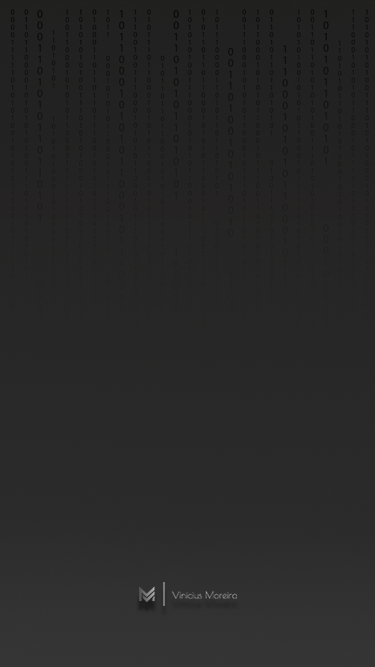
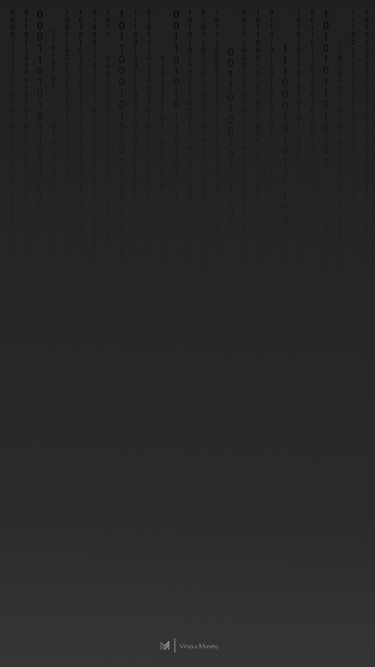
Revision of a layered 375 x 667 image; what changed, layer by layer:
moved "LOGO-VINICIUS2" into group "Prancheta 1", painted on it over left=139, top=582, right=237, bottom=653
painted on "Retângulo 1" over left=136, top=582, right=239, bottom=653
